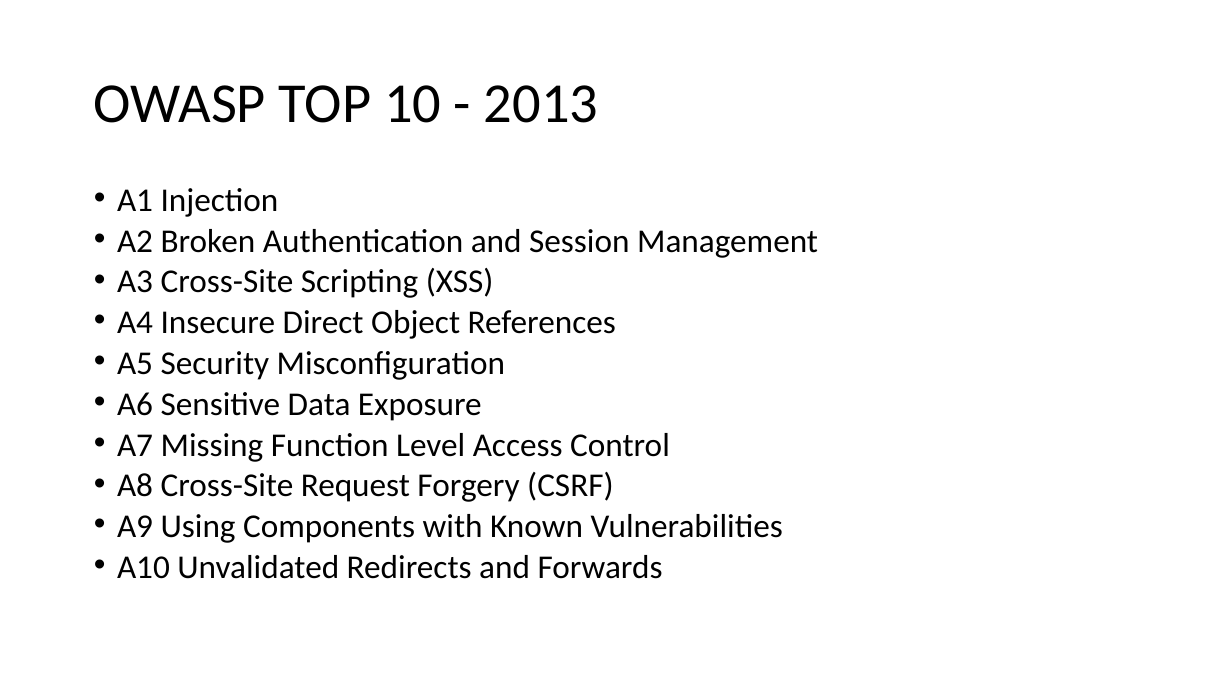
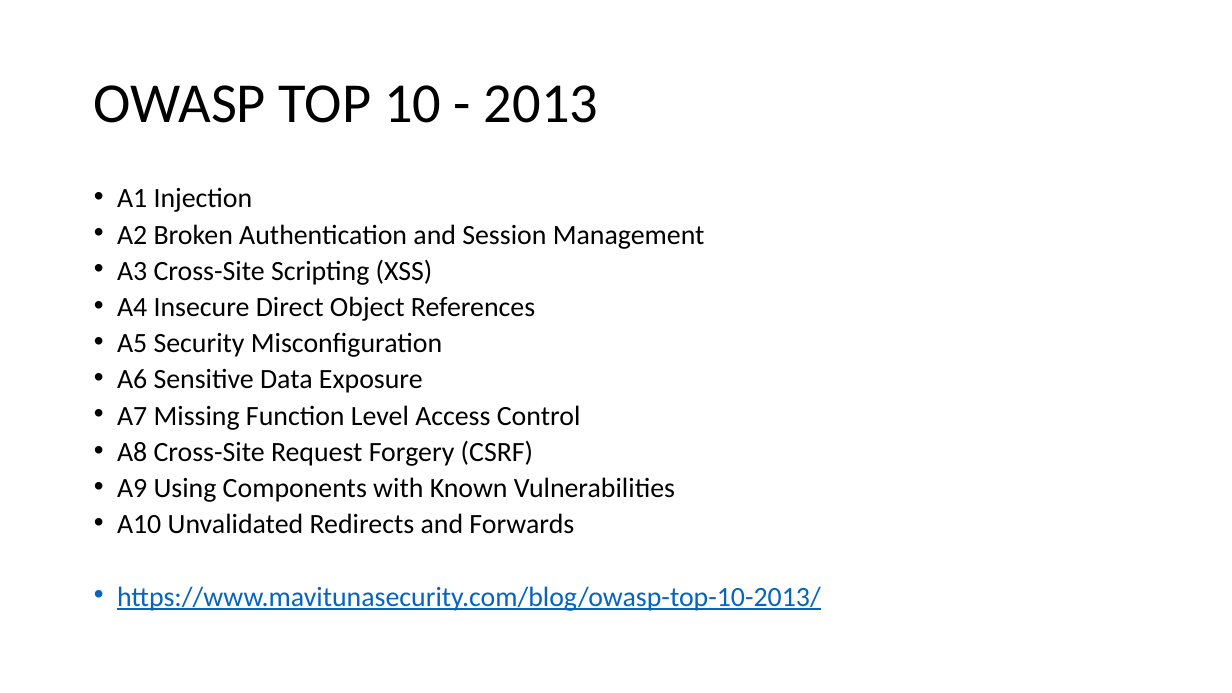
Before and after one commit to serdarb/TemelWebGuvenligi, a slide deck: slide 2 of files/Temel Web Güvenliği.pptx. Drawn at 1232x693 pixels with LibreOffice and Linux fonts; fonts in the diff are those of the drawing. Boxes give left, top, right and bottom in pixels: in the first picture for what was removed or moved away, otherwise in the second. Text is boxed around its words. In the diff, an @@ line names an element or a change of style, - is before the commit and + after.

```diff
--- a/files/Temel Web Güvenliği.pptx
+++ b/files/Temel Web Güvenliği.pptx
@@ text at box(117, 187, 705, 534): size 25.9 to 21.7 pt in "A1 Injection", "A2 Broken Authentication and Session Management", "A3 Cross-Site Scripting (XSS)", "A4 Insecure Direct Object References" and 6 more places @@
@@ text at box(117, 586, 821, 611): paragraph added @@
+• https://www.mavitunasecurity.com/blog/owasp-top-10-2013/
```
Also in this commit, not shown: 1 other slide changed, 3 other files.
